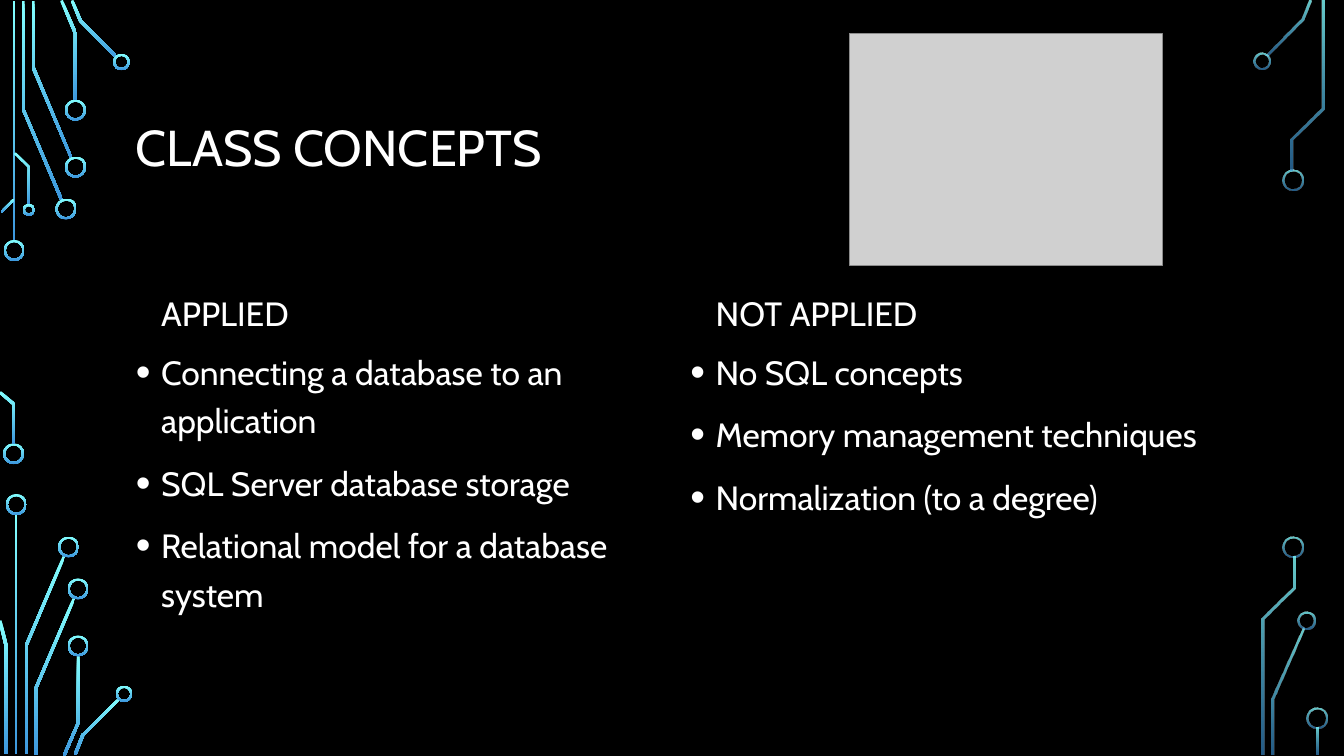
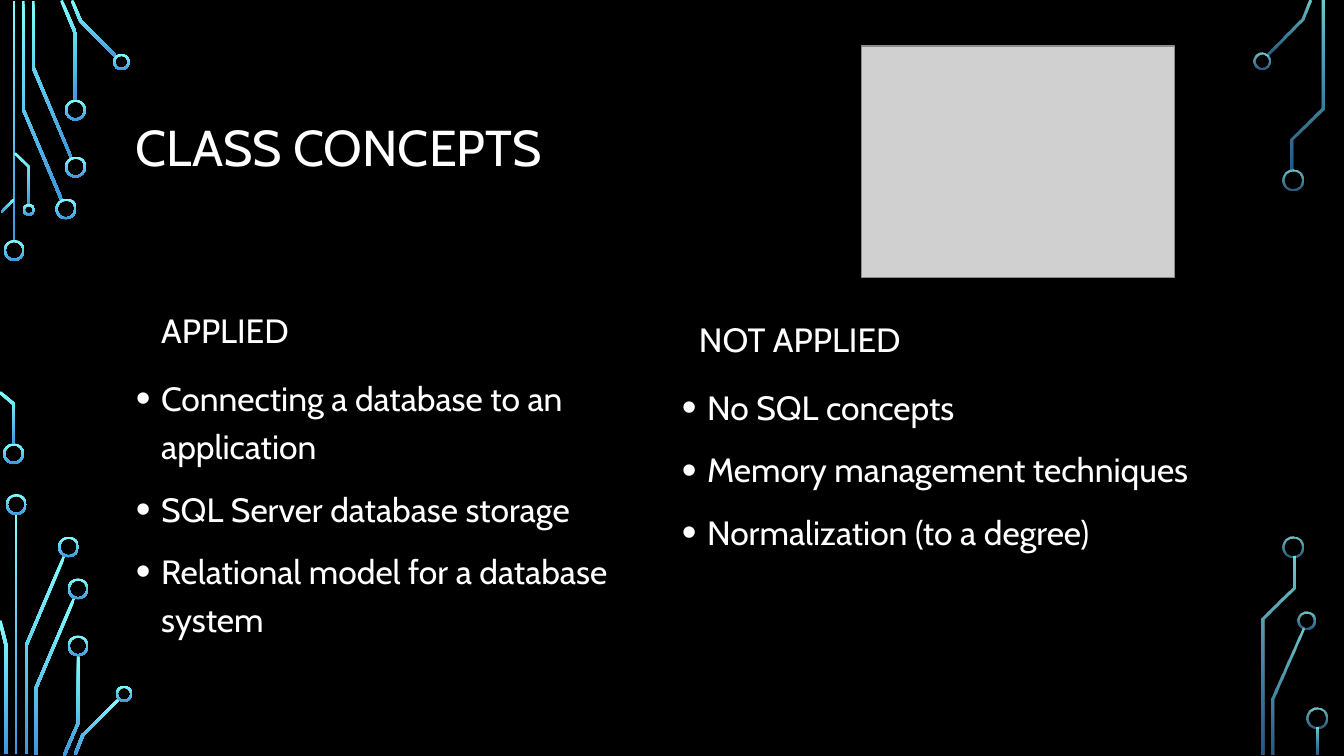
Before and after one commit to KathLevi/TheaterApp, a slide deck: slide 8 of Database Final Presentation.pptx. Drawn at 1344x756 pixels with LibreOffice and Linux fonts; fonts in the diff are those of the drawing; grey boxes stand for pictures; background and template pictures are left out. Boxes give left, top, right and bottom in pixels: in the first picture for what was removed or moved away, otherwise in the second. Text is boxed around its words. In the diff, an @@ line names an element or a change of style, - is before the commit and + after.

```diff
--- a/Database Final Presentation.pptx
+++ b/Database Final Presentation.pptx
@@ picture: place and size @@
-picture at <box>850,34,1164,266</box>
+picture at <box>862,46,1176,278</box>
@@ text "APPLIED": place and size @@
-text "APPLIED" at <box>161,302,289,326</box>
+text "APPLIED" at <box>161,319,289,343</box>
@@ text "NOT APPLIED": place and size @@
-text "NOT APPLIED" at <box>716,302,918,327</box>
+text "NOT APPLIED" at <box>699,328,901,353</box>
@@ text "Connecting a database to an ...": place and size @@
-text "Connecting a database to an ..." at <box>161,359,607,615</box>
+text "Connecting a database to an ..." at <box>161,385,607,640</box>
@@ text "No SQL concepts": place and size @@
-text "No SQL concepts" at <box>716,361,1196,518</box>
+text "No SQL concepts" at <box>707,396,1188,553</box>
```
Also in this commit, not shown: 3 other slides changed.
